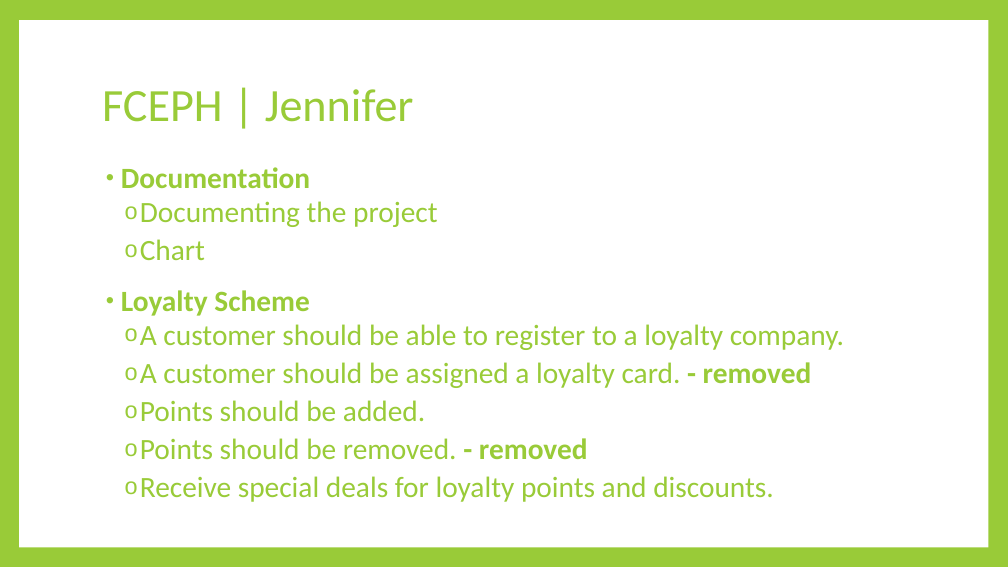
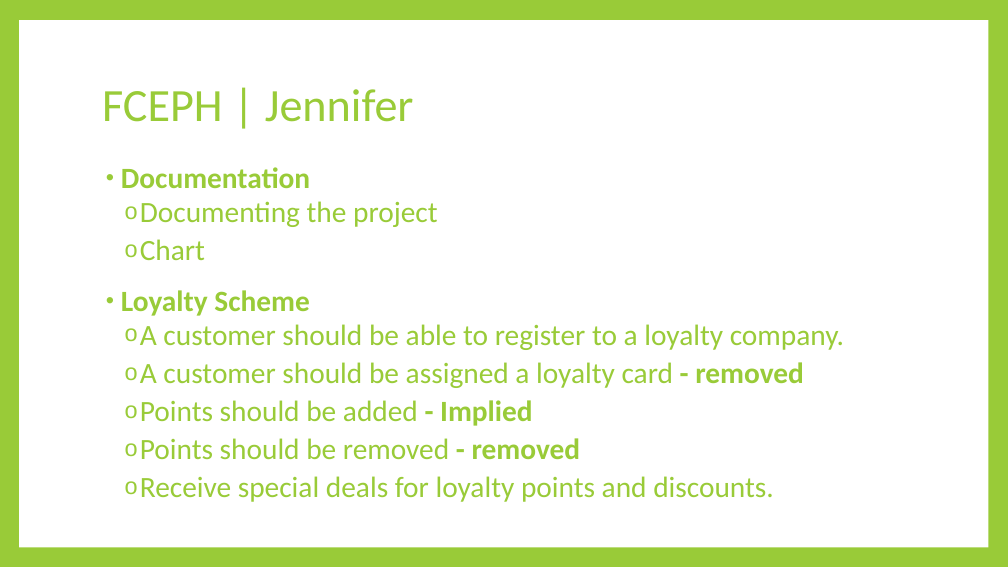
Before and after one commit to AKLBeast/AKLbeast-, a slide deck: slide 6 of Documentation/Group 3 -FCEPH Final.pptx. Drawn at 1008x567 pixels with LibreOffice and Linux fonts; fonts in the diff are those of the drawing. Boxes give left, top, right and bottom in pixels: in the first picture for what was removed or moved away, otherwise in the second. Text is boxed around its words. In the diff, an @@ line names an element or a change of style, - is before the commit and + after.

```diff
--- a/Documentation/Group 3 -FCEPH Final.pptx
+++ b/Documentation/Group 3 -FCEPH Final.pptx
@@ text at (x1=140, y1=362, x2=804, y2=459): text changed @@
-  o A customer should be assigned a loyalty card. - removed
-  o Points should be added.
-  o Points should be removed. - removed
+  o A customer should be assigned a loyalty card - removed
+  o Points should be added - Implied
+  o Points should be removed - removed
```
Also in this commit, not shown: 1 other slide changed, 1 slide added, 2 slides removed.
